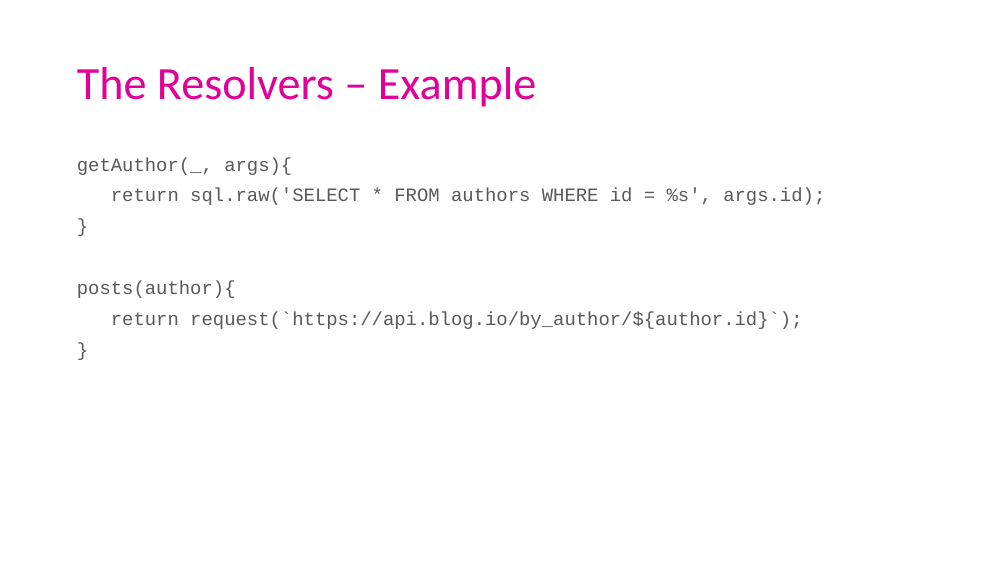
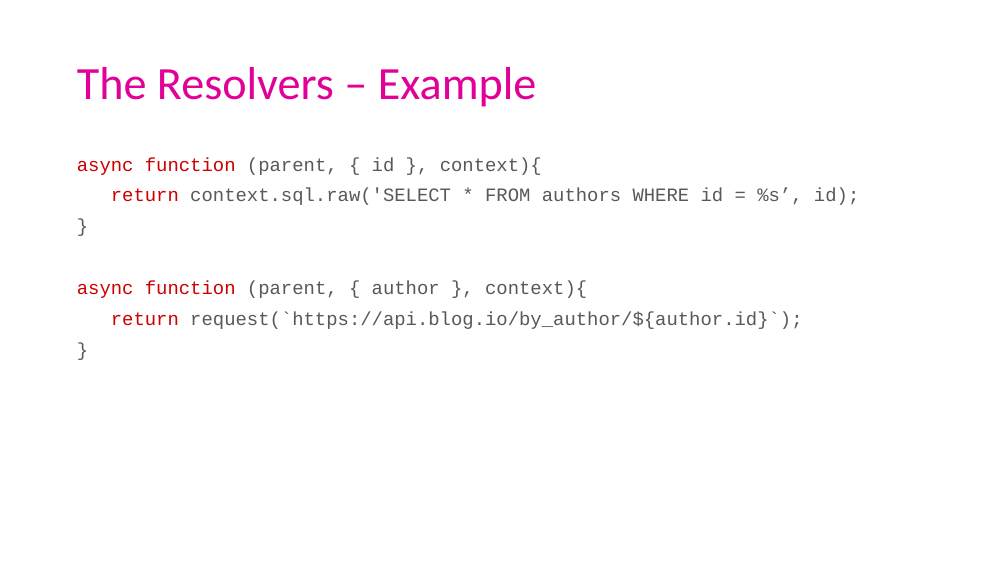
Before and after one commit to ArneSchulze/GraphQL, a slide deck: slide 13 of slides.pptx. Drawn at 1008x567 pixels with LibreOffice and Linux fonts; fonts in the diff are those of the drawing. Boxes give left, top, right and bottom in pixels: in the first picture for what was removed or moved away, otherwise in the second. Text is boxed around its words. In the diff, an @@ line names an element or a change of style, - is before the commit and + after.

Commit message:
Update slides

```diff
--- a/slides.pptx
+++ b/slides.pptx
@@ text at [77, 157, 859, 205]: text changed @@
-getAuthor(_, args){
-return sql.raw('SELECT * FROM authors WHERE id = %s', args.id);
+async function (parent, { id }, context){
+return context.sql.raw('SELECT * FROM authors WHERE id = %s’, id);
@@ text at [77, 281, 587, 298]: text changed @@
-posts(author){
+async function (parent, { author }, context){
@@ text at [111, 312, 802, 329]: text colour #595959 to #CC0000 in "return" @@
```
Also in this commit, not shown: 1 other slide changed.
